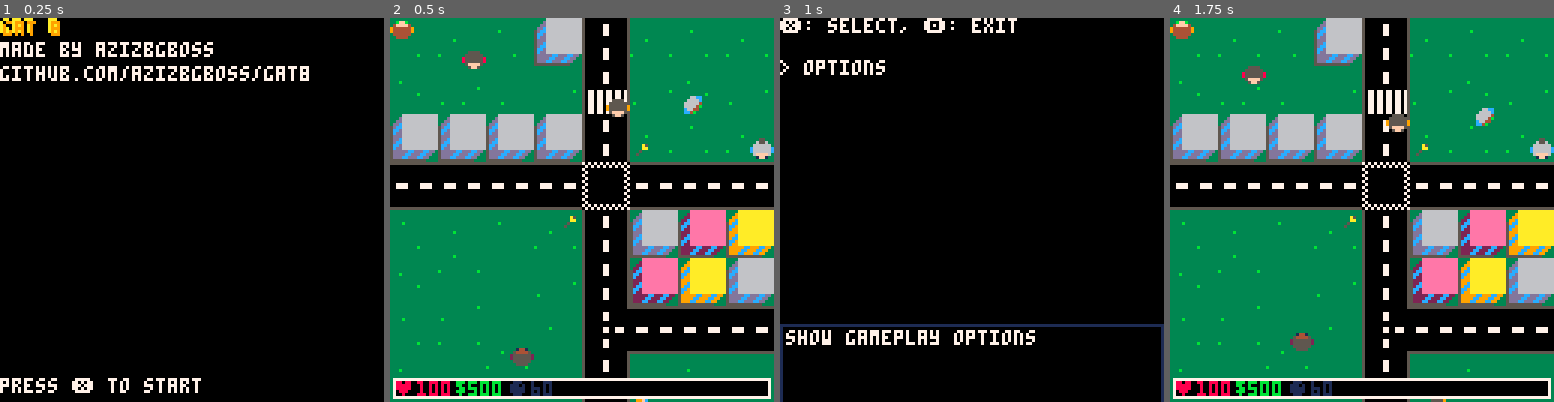
Above: before the commit, frames 1-4 (left to right).
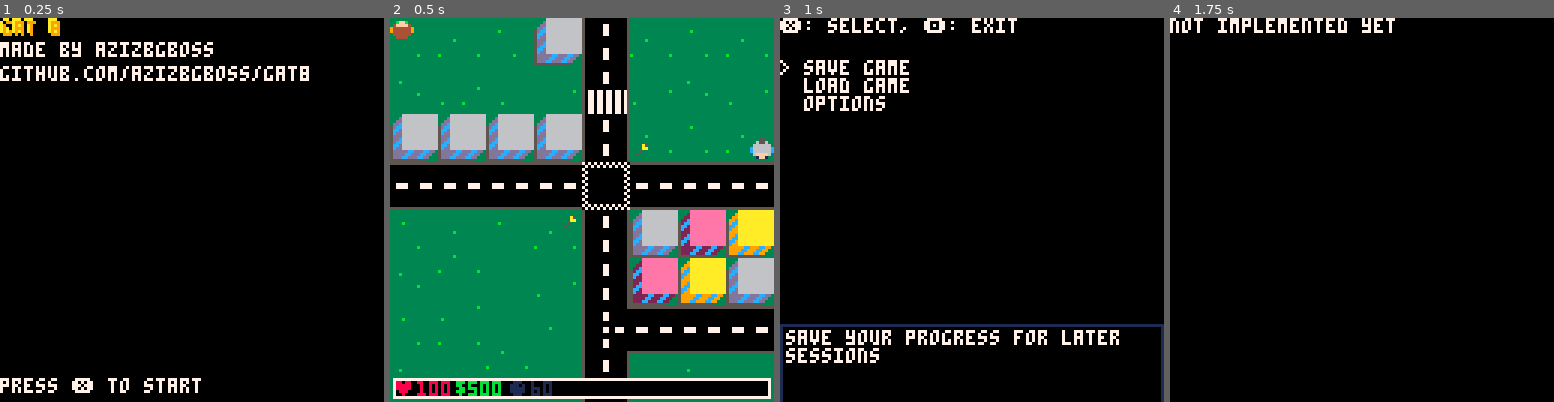
Above: after the commit, the same moments.

Repository: AzizBgBoss/gat8
Game: PICO-8 cartridge game.p8
Same seed, same stepped clock (60 frames per second), same inputs: the game is played once before the commit and once after it.
Inputs:
- Up to frame 1 (0.25 s): no input
- Up to frame 2 (0.5 s): tap X (X key) at 0.33 s
- Up to frame 3 (1 s): tap O (Z key) at 0.7 s
- Up to frame 4 (1.75 s): tap X (X key) at 1.07 s; hold Right from 1.6 s (still down); tap O (Z key) at 1.7 s

Frame 1 is identical in both runs. In frame 2, 0.9% of the frame differs, in the area x 18-82%, y 8-100%; in frame 3, 2.7%; in frame 4, 75%, in the area x 0-100%, y 0-100%.

Commit message:
additions

Diff:
--- a/game.p8
+++ b/game.p8
@@ -2,15 +2,20 @@
 version 41
 __lua__
 function _init()
-    for i = 1, 16 do
+    for i = 1, 4 do
         spawn_npc()
     end
+    cartdata("gat8azizbgboss")
 end
 
 function _update60()
     if game_title then
         if btnp(5) then
             game_title = false
+        end
+    elseif alert then
+        if btnp(5) and time() - alert_time > 1 then
+            alert = nil
         end
     elseif active_menu then
         if btnp(2) then
@@ -154,6 +159,8 @@
         print("made by azizbgboss", 0, 8, 7)
         printw("github.com/azizbgboss/gat8", 0, 16, 7)
         print("press ❎ to start", 0, 120, 7)
+    elseif alert then
+        draw_alert()
     elseif convo_active then
         draw_convo()
     elseif active_menu then
@@ -191,6 +198,20 @@
 menus = {
     {
         {
+            title = "save game",
+            desc = "save your progress for later sessions",
+            func = function()
+                save_game()
+            end
+        },
+        {
+            title = "load game",
+            desc = "load your progress from a previous save, you'll lose unsaved changes",
+            func = function()
+                load_game()
+            end
+        },
+        {
             title = "options",
             desc = "show gameplay options",
             func = function()
@@ -234,6 +255,9 @@
         }
     }
 }
+
+alert = nil
+alert_time = 0
 
 active_menu = nil
 menu_choice = 1
@@ -495,9 +519,31 @@
     notice = text
     noticetime = time() + length
 end
+
+function setalert(text)
+    alert = text
+    alert_time = time()
+end
+
+function save_game()
+    setalert("not implemented yet")
+end
+
+function load_game()
+    setalert("not implemented yet")
+end
 -->8
+function draw_alert()
+    if alert then --extra safety
+        printw(alert, 0, 0, 7, screen_width)
+        if time() - alert_time > 1 then
+            print("❎", screen_width - 7, screen_height - 5, 7)
+        end
+    end
+end
+
 function draw_menu()
-    print("❎: select, 🅾️: exit", 0,0,7)
+    print("❎: select, 🅾️: exit", 0, 0, 7)
     for i = 1, #menus[active_menu] do
         local m = menus[active_menu][i]
         if m.title then
